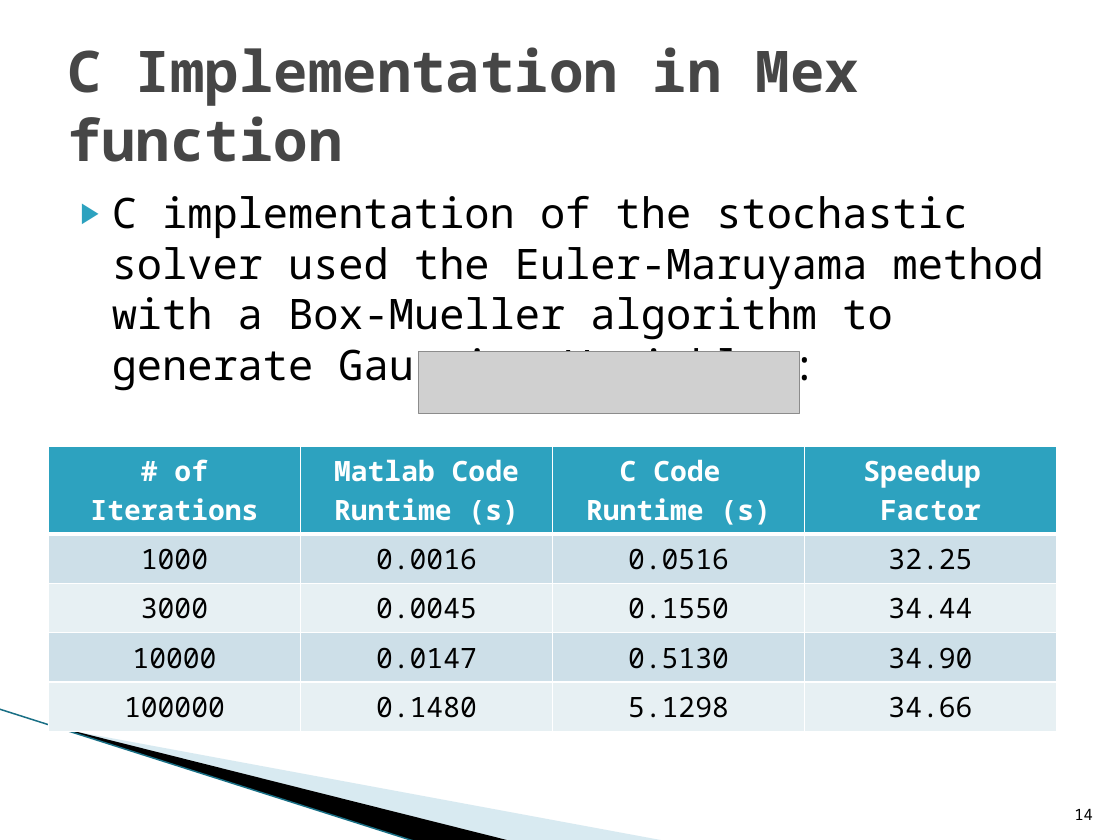
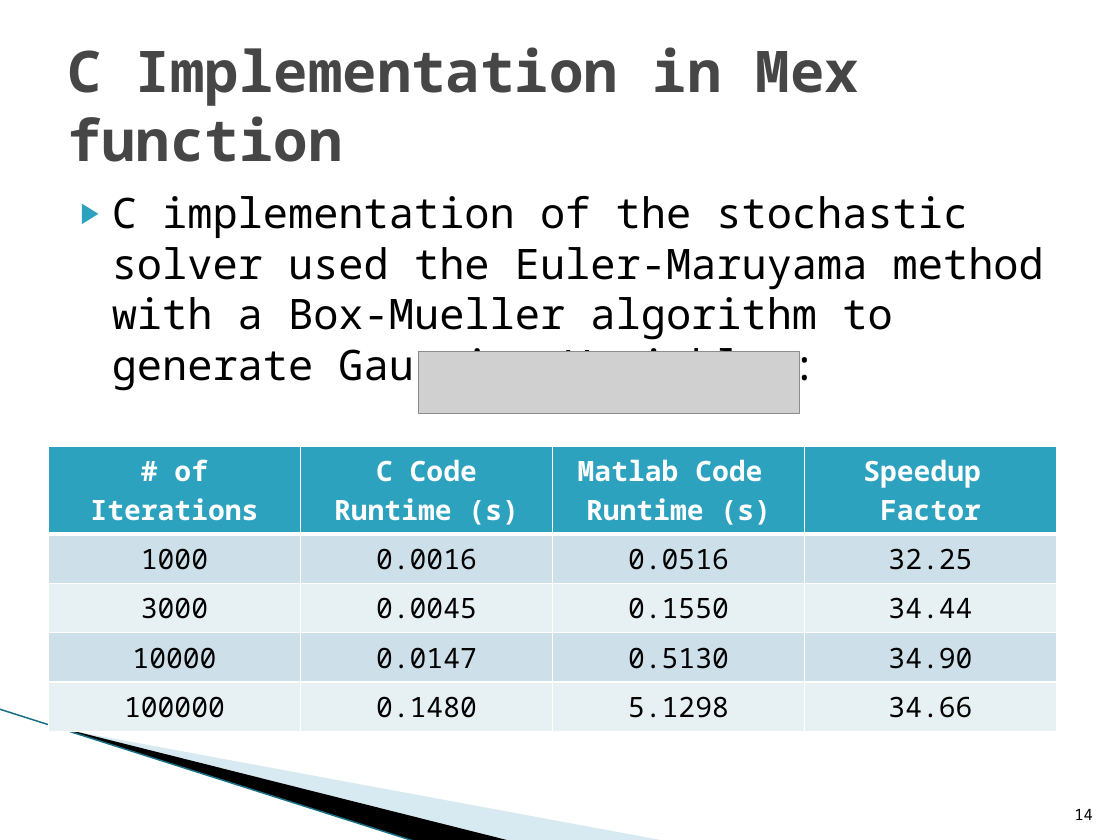
Before and after one commit to jleem10/GroupD_Phase2, a slide deck: slide 14 of Presentation Phase2.pptx. Drawn at 1120x840 pixels with LibreOffice and Linux fonts; fonts in the diff are those of the drawing; grey boxes stand for pictures; background and template pictures are left out. Boxes give left, top, right and bottom in pixels: in the first picture for what was removed or moved away, otherwise in the second. Text is boxed around its words. In the diff, an @@ line names an element or a change of style, - is before the commit and + after.

Commit message:
mislabelled figure in presentation

```diff
--- a/Presentation Phase2.pptx
+++ b/Presentation Phase2.pptx
@@ table at (x1=48, y1=447, x2=1056, y2=722) @@
-row 1, column 2: Matlab Code Runtime (s)
+row 1, column 2: C Code Runtime (s)
-row 1, column 3: C Code / Runtime (s)
+row 1, column 3: Matlab Code / Runtime (s)
```
